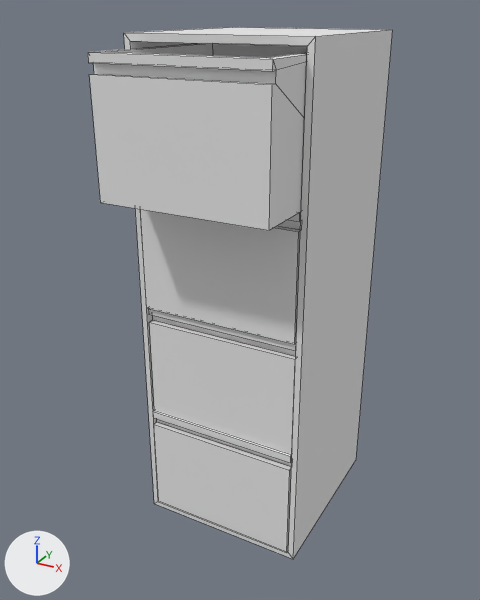
The OBJ model assets/CabinetVari_1.obj, before and after one commit.
The view is the same before and after, from a 50 mm lens placed at (179.0, -339.0, 321.0), pointed at (-5.0, -4.0, 153.0). Lighting does not change. The marker at lower left points along +X, +Y and +Z. Mesh edges are drawn as thin lines. Where no turn or scale is listed for an object, it has been applied to the vertices.

The older version as bpy lines, for what is in view:
```python
me_cabinetvari_1 = bpy.data.meshes.new('CabinetVari_1')
me_cabinetvari_1.from_pydata(...)  # 88 vertices, 86 faces; spans x -54.0..54.0, y -75.0..75.0, z 0.0..309.0
me_cabinetvari_1.materials.append(mat_initialshadinggroup)  # white #e7e7e7
ob_cabinetvari_1 = bpy.data.objects.new('CabinetVari_1', me_cabinetvari_1)
ob_cabinetvari_1.location = (0.0, 0.0, 0.0)
```
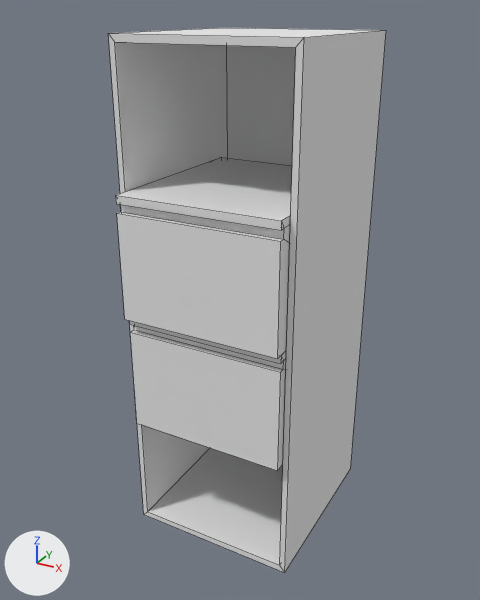
Changed parts and their boxes [x1, y1, x2, y2] in the pictures (480 x 600 px; the box of a moved part takes in the faces that stretch with it):
```json
{"object": "CabinetVari_1", "change": "reshaped", "before": [88, 27, 392, 559], "after": [108, 28, 386, 573], "on screen": "9% narrower"}
{"part": 1, "of": "me_cabinetvari_1", "change": "moved or reshaped", "before": [140, 209, 301, 344], "after": [115, 157, 292, 359]}
{"part": 2, "of": "me_cabinetvari_1", "change": "moved or reshaped", "before": [148, 309, 296, 455], "after": [130, 321, 286, 471]}
{"part": 3, "of": "me_cabinetvari_1", "change": "moved or reshaped", "before": [124, 27, 392, 559], "after": [108, 28, 386, 573]}
{"part": 4, "of": "me_cabinetvari_1", "change": "deleted", "before": [88, 43, 307, 230]}
{"part": 5, "of": "me_cabinetvari_1", "change": "deleted", "before": [153, 410, 292, 552]}
```

Edits to the scene script, one JSON object a line:
```json
{"block": "me_cabinetvari_1", "where": "me_cabinetvari_1.from_pydata(...)  # 88 vertices, 86 faces; spans x -54.0..54.0, y -75.0..75.0, z 0.0..309.0"}
{"block": "me_cabinetvari_1", "where": "# used by ob_cabinetvari_1; location = (0.0, 0.0, 0.0)"}
{"block": "me_cabinetvari_1", "change": "me_cabinetvari_1 part 1: the loose piece of 16 vertices spanning x -50.0..50.0, y -41.0..72.0, z 153.0..227.0 is moved by (0.0, -21.0, 1.0)"}
{"block": "me_cabinetvari_1", "change": "me_cabinetvari_1 part 2: the loose piece of 16 vertices spanning x -50.0..50.0, y -40.0..73.0, z 78.0..153.0 is moved by (0.0, -19.0, 1.0)"}
{"block": "me_cabinetvari_1", "change": "me_cabinetvari_1 part 3: the loose piece of 16 vertices spanning x -54.0..54.0, y -41.0..75.0, z 0.0..309.0 is moved by (0.0, -13.0, 0.0)"}
{"block": "me_cabinetvari_1", "change": "me_cabinetvari_1 part 4: the loose piece of 24 vertices spanning x -50.0..50.0, y -75.0..38.0, z 227.0..301.0 is deleted"}
{"block": "me_cabinetvari_1", "change": "me_cabinetvari_1 part 5: the loose piece of 16 vertices spanning x -50.0..50.0, y -41.0..72.0, z 4.0..78.0 is deleted"}
```
